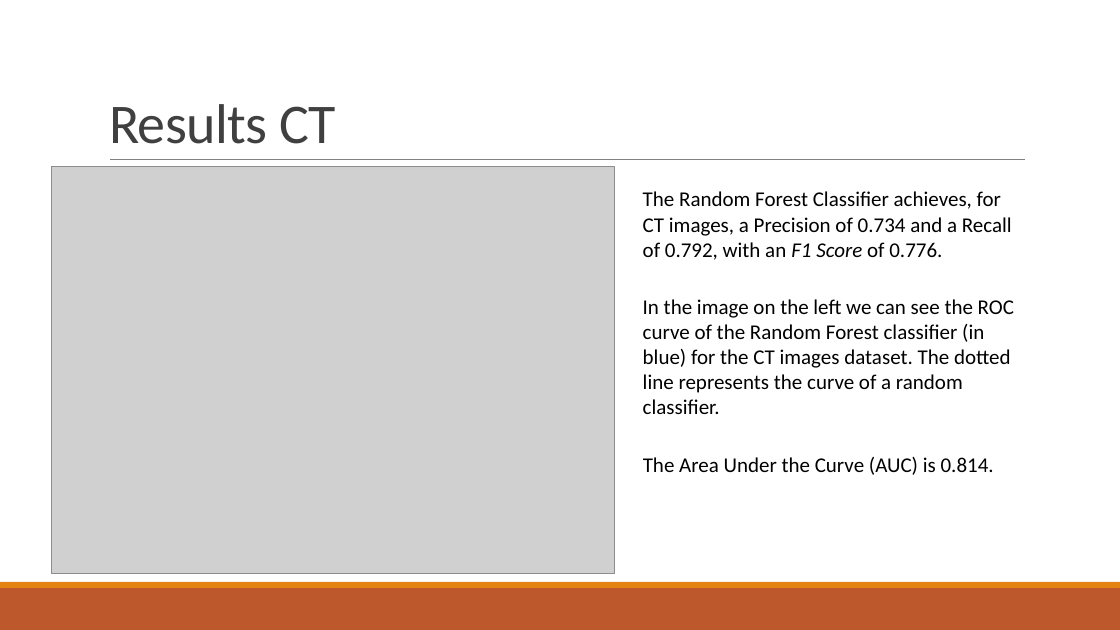
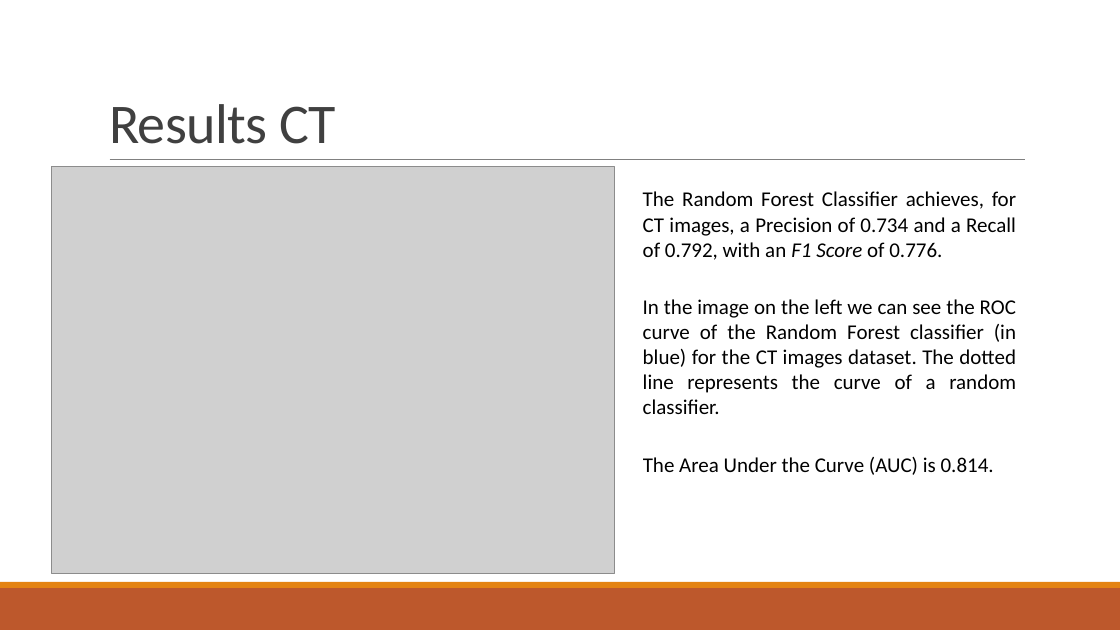
Before and after one commit to GianlucaCarlini/Pattern-Recognition, a slide deck: slide 5 of Pattern Recognition.pptx. Drawn at 1120x630 pixels with LibreOffice and Linux fonts; fonts in the diff are those of the drawing; grey boxes stand for pictures. Boxes give left, top, right and bottom in pixels: in the first picture for what was removed or moved away, otherwise in the second. Text is boxed around its words. In the diff, an @@ line names an element or a change of style, - is before the commit and + after.

```diff
--- a/Pattern Recognition.pptx
+++ b/Pattern Recognition.pptx
@@ text "The Random Forest Classifier achieves, ..." at <box>643,191,1016,260</box>: alignment left to justified @@
@@ text "In the image on the ..." at <box>643,299,1016,414</box>: alignment left to justified @@
```
Also in this commit, not shown: 2 other slides changed, 4 slides added, 1 slide removed.
